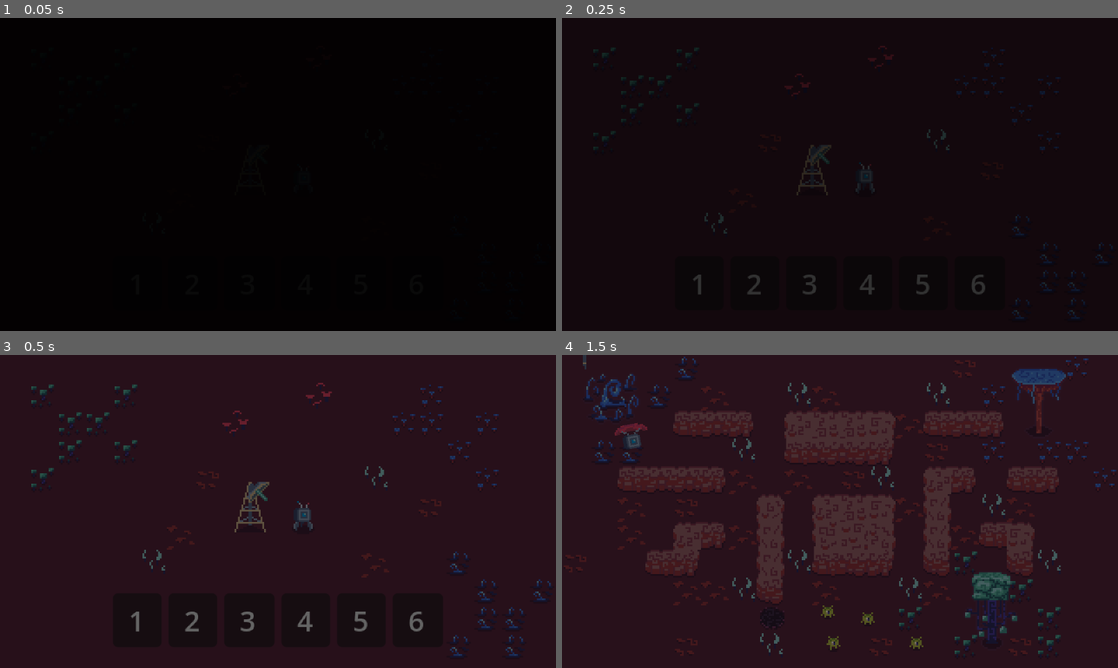
Above: before the commit, frames 1-4 (two rows, left to right).
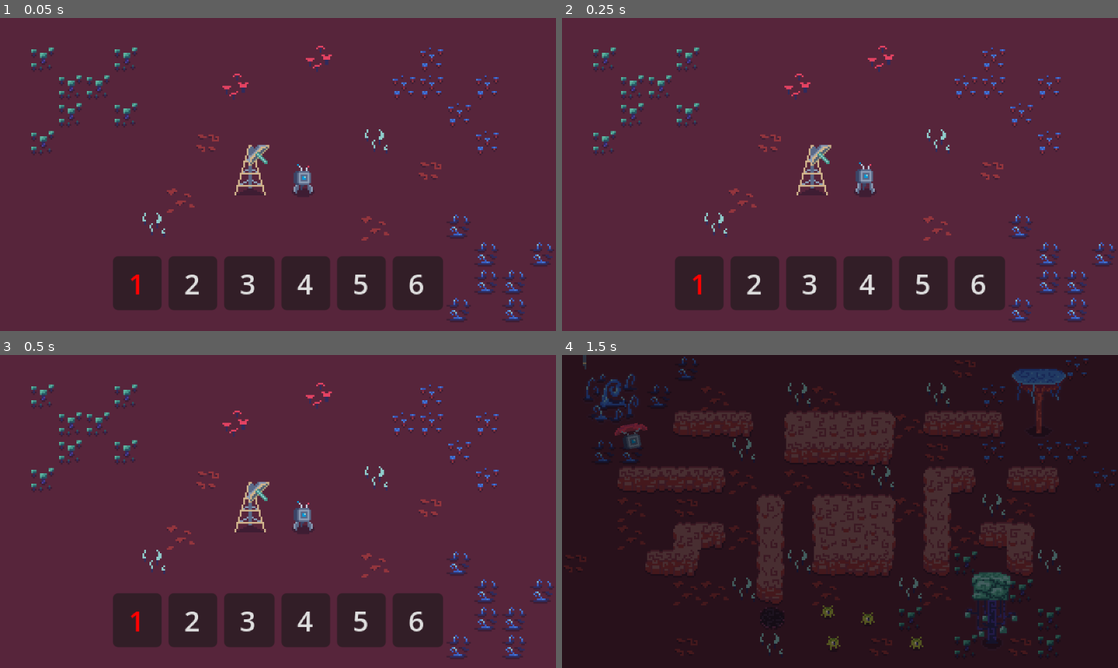
Above: after the commit, the same moments.

Repository: YannVeld/LD59
Game: Godot game, scene res://game_menu.tscn
Two runs of this game, one before a commit and one after it. Both use one fixed random seed, a clock stepped at 60 frames per second and the inputs below.
Inputs (mouse positions are in pixels of both pictures, inside the frame that each line leads up to):
- Up to frame 1 (0.05 s): no input
- Up to frame 2 (0.25 s): no input
- Up to frame 3 (0.5 s): no input
- Up to frame 4 (1.5 s): click "1" at 0.5 s; tap Enter at 1.25 s; move the mouse to (962, 495) at 1.27 s; hold D (move_right) from 1.28 s (still down)

The runs differ from the first frame. In frame 1, 100% of the frame differs, in the area x 0-100%, y 0-100%; in frame 2, 100%; in frame 3, 100%; in frame 4, nothing differs.

Commit message:
Add SessionManager singleton, mark complete and suggested levels in game menu

Diff:
--- /dev/null
+++ b/Scenes/session_manager.tscn
@@ -0,0 +1,6 @@
+[gd_scene format=3 uid="uid://cw6d15rv3vnk3"]
+
+[ext_resource type="Script" uid="uid://yp4pmfmfb53m" path="res://Scripts/session_manager.gd" id="1_0k6sh"]
+
+[node name="SessionManager" type="Node2D" unique_id=1532107626]
+script = ExtResource("1_0k6sh")
--- a/Scripts/game_manager.gd
+++ b/Scripts/game_manager.gd
@@ -13,7 +13,7 @@
 
 # Called when the node enters the scene tree for the first time.
 func _ready() -> void:
-	pass
+	print("Entering level ", SessionManager.current_level)
 
 # Called every frame. 'delta' is the elapsed time since the previous frame.
 func _process(delta: float) -> void:
@@ -50,4 +50,5 @@
 
 
 func _on_robot_takeoff_takeoff_complete() -> void:
+	SessionManager.level_status[SessionManager.current_level] = true
 	get_tree().change_scene_to_file("res://game_menu.tscn")
--- a/Scripts/game_menu.gd
+++ b/Scripts/game_menu.gd
@@ -1,28 +1,50 @@
 extends Node2D
 
-
+@onready var level_buttons = $"Level buttons"
 # Called when the node enters the scene tree for the first time.
 func _ready() -> void:
-	pass # Replace with function body.
+	print(SessionManager.level_status)
+	mark_completed_levels()
+	if SessionManager.get_suggested_level() != 0:
+		mark_button_as_suggested(level_buttons.get_child(SessionManager.get_suggested_level()-1))
 
 # Called every frame. 'delta' is the elapsed time since the previous frame.
 func _process(delta: float) -> void:
 	pass
 
 func _on_button_pressed() -> void:
+	SessionManager.current_level = 1
 	get_tree().change_scene_to_file("res://level1.tscn")
 
 func _on_button_2_pressed() -> void:
+	SessionManager.current_level = 2
 	get_tree().change_scene_to_file("res://level2.tscn")
 
 func _on_button_3_pressed() -> void:
+	SessionManager.current_level = 3
 	get_tree().change_scene_to_file("res://level3.tscn")
 
 func _on_button_4_pressed() -> void:
+	SessionManager.current_level = 4
 	get_tree().change_scene_to_file("res://level4.tscn")
 
 func _on_button_5_pressed() -> void:
+	SessionManager.current_level = 5
 	get_tree().change_scene_to_file("res://level5.tscn")
 
 func _on_button_6_pressed() -> void:
+	SessionManager.current_level = 6
 	get_tree().change_scene_to_file("res://level6.tscn")
+
+func mark_completed_levels():
+	for i in range(1, SessionManager.num_levels+1):
+		if SessionManager.level_status[i]:
+			mark_button_as_complete(level_buttons.get_child(i-1))
+
+func mark_button_as_complete(button):
+	print("need to mark ", button, " as complete")
+	button.set("theme_override_colors/font_color", Color.GREEN)
+	pass
+
+func mark_button_as_suggested(button):
+	button.set("theme_override_colors/font_color", Color.RED)
--- /dev/null
+++ b/Scripts/session_manager.gd
@@ -0,0 +1,25 @@
+extends Node2D
+
+@export
+var level_status: Dictionary
+@export
+var num_levels = 6
+@export
+var current_level = null
+
+# Called when the node enters the scene tree for the first time.
+func _ready() -> void:
+	for i in range(1, num_levels+1):
+		level_status[i] = false
+
+# Called every frame. 'delta' is the elapsed time since the previous frame.
+func _process(delta: float) -> void:
+	pass
+
+
+
+func get_suggested_level() -> int:
+	for level in level_status:
+		if not level_status[level]:
+			return level
+	return 0
--- a/game_menu.tscn
+++ b/game_menu.tscn
@@ -1209,7 +1209,7 @@
 offset_right = 255.0
 offset_bottom = 168.0
 
-[node name="Button" type="Button" parent="Level buttons" unique_id=764628211]
+[node name="Button1" type="Button" parent="Level buttons" unique_id=764628211]
 layout_mode = 2
 size_flags_horizontal = 3
 text = "1"
@@ -1240,6 +1240,7 @@
 text = "6"
 
 [node name="Fader" parent="." unique_id=1757906040 instance=ExtResource("6_qus6b")]
+visible = false
 offset_left = -5.0
 offset_top = -3.0
 offset_right = 324.0
@@ -1247,7 +1248,7 @@
 FADE_IN_SPEED = 0.9
 FADE_OUT_SPEED = 1.2
 
-[connection signal="pressed" from="Level buttons/Button" to="." method="_on_button_pressed"]
+[connection signal="pressed" from="Level buttons/Button1" to="." method="_on_button_pressed"]
 [connection signal="pressed" from="Level buttons/Button2" to="." method="_on_button_2_pressed"]
 [connection signal="pressed" from="Level buttons/Button3" to="." method="_on_button_3_pressed"]
 [connection signal="pressed" from="Level buttons/Button4" to="." method="_on_button_4_pressed"]
--- a/project.godot
+++ b/project.godot
@@ -14,6 +14,10 @@
 run/main_scene="uid://c3r7c3841k0r6"
 config/features=PackedStringArray("4.6", "GL Compatibility")
 config/icon="res://icon.svg"
+
+[autoload]
+
+SessionManager="*uid://cw6d15rv3vnk3"
 
 [display]
 
Not shown, added: Scripts/session_manager.gd.uid
